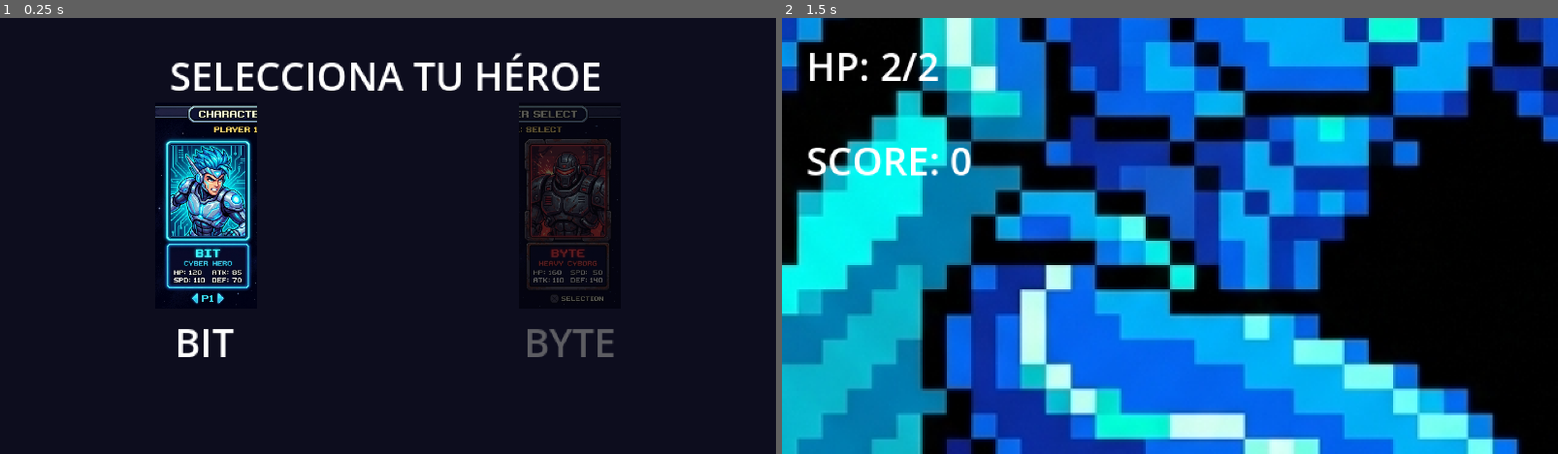
Above: before the commit, frames 1-2 (left to right).
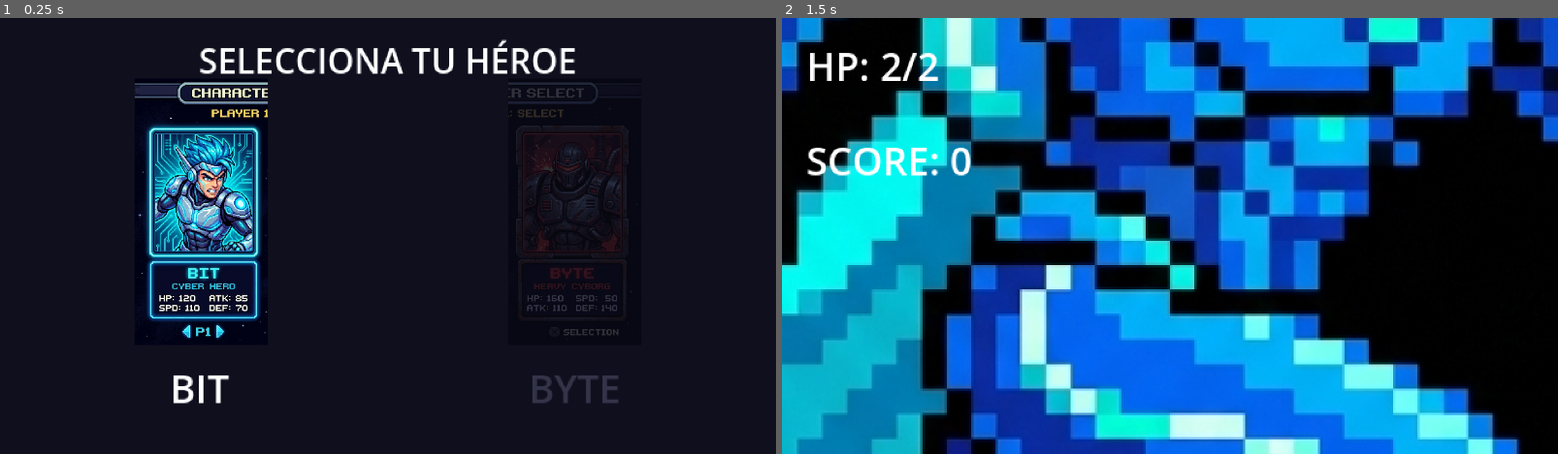
Above: after the commit, the same moments.

Repository: SilverMast1/godot-2d-8bit-game
Game: Godot game, scene res://scenes/ui/character_selection.tscn
The game is run twice, just before and just after one commit, with the same random seed, the same clock (stepped at 60 frames per second) and the same inputs.
Inputs:
- Up to frame 1 (0.25 s): no input
- Up to frame 2 (1.5 s): tap Enter (ui_accept) at 0.5, 0.77, 1.25 s; hold Right (ui_right) from 0.53 s (still down); tap Space at 0.6 s; tap Z at 0.8, 1.35 s

The runs differ from the first frame. In frame 1, 12% of the frame differs, in the area x 17-81%, y 4-89%; in frame 2, nothing differs.

Commit message:
fix: crop portraits to fill cards and add WASD + Arrow keys input handling in character_selection

Diff:
--- a/kernel-chronicles/scenes/ui/character_selection.tscn
+++ b/kernel-chronicles/scenes/ui/character_selection.tscn
@@ -13,25 +13,26 @@
 grow_vertical = 2
 script = ExtResource("1_csel")
 
-[node name="ColorRect" type="ColorRect" parent="."]
+[node name="Background" type="ColorRect" parent="."]
 layout_mode = 1
 anchors_preset = 15
 anchor_right = 1.0
 anchor_bottom = 1.0
 grow_horizontal = 2
 grow_vertical = 2
-color = Color(0.05, 0.05, 0.12, 1)
+color = Color(0.06, 0.06, 0.12, 1)
 
 [node name="TitleLabel" type="Label" parent="."]
 layout_mode = 1
 anchors_preset = 5
 anchor_left = 0.5
 anchor_right = 0.5
-offset_left = -120.0
-offset_top = 12.0
-offset_right = 120.0
-offset_bottom = 36.0
+offset_left = -110.0
+offset_top = 8.0
+offset_right = 110.0
+offset_bottom = 30.0
 grow_horizontal = 2
+theme_override_font_sizes/font_size = 14
 text = "SELECCIONA TU HÉROE"
 horizontal_alignment = 1
 
@@ -40,17 +41,17 @@
 anchors_preset = 4
 anchor_top = 0.5
 anchor_bottom = 0.5
-offset_left = 35.0
-offset_top = -55.0
-offset_right = 135.0
-offset_bottom = 55.0
+offset_left = 18.0
+offset_top = -65.0
+offset_right = 148.0
+offset_bottom = 75.0
 grow_vertical = 2
 
 [node name="Portrait" type="TextureRect" parent="BitCard"]
 layout_mode = 1
 anchors_preset = 10
 anchor_right = 1.0
-offset_bottom = 85.0
+offset_bottom = 110.0
 grow_horizontal = 2
 texture = ExtResource("2_pbit")
 expand_mode = 1
@@ -63,11 +64,12 @@
 anchor_top = 1.0
 anchor_right = 0.5
 anchor_bottom = 1.0
-offset_left = -40.0
-offset_top = -20.0
-offset_right = 40.0
+offset_left = -50.0
+offset_top = -24.0
+offset_right = 50.0
 grow_horizontal = 2
 grow_vertical = 0
+theme_override_font_sizes/font_size = 16
 text = "BIT"
 horizontal_alignment = 1
 
@@ -78,10 +80,10 @@
 anchor_top = 0.5
 anchor_right = 1.0
 anchor_bottom = 0.5
-offset_left = -135.0
-offset_top = -55.0
-offset_right = -35.0
-offset_bottom = 55.0
+offset_left = -148.0
+offset_top = -65.0
+offset_right = -18.0
+offset_bottom = 75.0
 grow_horizontal = 0
 grow_vertical = 2
 
@@ -89,7 +91,7 @@
 layout_mode = 1
 anchors_preset = 10
 anchor_right = 1.0
-offset_bottom = 85.0
+offset_bottom = 110.0
 grow_horizontal = 2
 texture = ExtResource("3_pbyte")
 expand_mode = 1
@@ -102,10 +104,11 @@
 anchor_top = 1.0
 anchor_right = 0.5
 anchor_bottom = 1.0
-offset_left = -40.0
-offset_top = -20.0
-offset_right = 40.0
+offset_left = -50.0
+offset_top = -24.0
+offset_right = 50.0
 grow_horizontal = 2
 grow_vertical = 0
+theme_override_font_sizes/font_size = 16
 text = "BYTE"
 horizontal_alignment = 1
--- a/kernel-chronicles/scripts/ui/character_selection.gd
+++ b/kernel-chronicles/scripts/ui/character_selection.gd
@@ -1,6 +1,7 @@
 extends Control
 
 ## CharacterSelection: Controlador UI para la pantalla de selección entre Bit y Byte.
+## Soporta WASD (A/D), Flechas de dirección, Enter, Espacio y gamepad.
 
 @onready var bit_card: Control = $BitCard
 @onready var byte_card: Control = $ByteCard
@@ -13,7 +14,15 @@
 	update_ui_highlight()
 
 func _unhandled_input(event: InputEvent) -> void:
-	if event.is_action_pressed("move_left") or event.is_action_pressed("move_right"):
+	if event is InputEventKey and event.pressed and not event.echo:
+		match event.keycode:
+			KEY_A, KEY_LEFT, KEY_D, KEY_RIGHT:
+				toggle_selection()
+			KEY_ENTER, KEY_SPACE, KEY_Z, KEY_X:
+				confirm_selection()
+				return
+
+	if event.is_action_pressed("move_left") or event.is_action_pressed("move_right") or event.is_action_pressed("ui_left") or event.is_action_pressed("ui_right"):
 		toggle_selection()
 	elif event.is_action_pressed("ui_accept") or event.is_action_pressed("attack"):
 		confirm_selection()
@@ -27,8 +36,8 @@
 
 func update_ui_highlight() -> void:
 	if bit_card and byte_card:
-		bit_card.modulate = Color(1.0, 1.0, 1.0, 1.0) if current_selection == GameManager.CharacterType.BIT else Color(0.5, 0.5, 0.5, 0.7)
-		byte_card.modulate = Color(1.0, 1.0, 1.0, 1.0) if current_selection == GameManager.CharacterType.BYTE else Color(0.5, 0.5, 0.5, 0.7)
+		bit_card.modulate = Color(1.0, 1.0, 1.0, 1.0) if current_selection == GameManager.CharacterType.BIT else Color(0.35, 0.35, 0.45, 0.5)
+		byte_card.modulate = Color(1.0, 1.0, 1.0, 1.0) if current_selection == GameManager.CharacterType.BYTE else Color(0.35, 0.35, 0.45, 0.5)
 
 func confirm_selection() -> void:
 	GameManager.select_character(current_selection)
